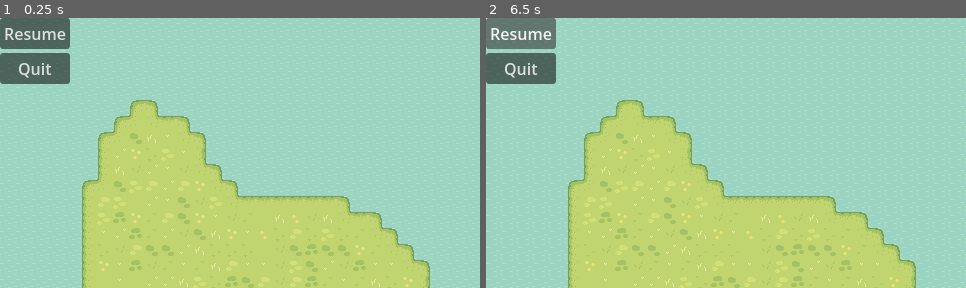
Above: before the commit, frames 1-2 (left to right).
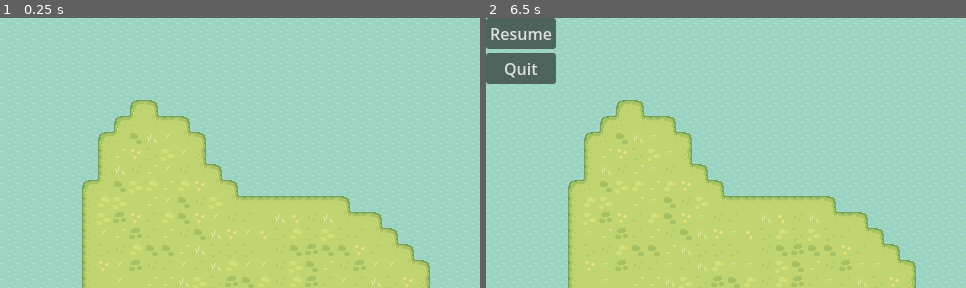
Above: after the commit, the same moments.

Repository: matejstastny/perennial
Game: Godot game, scene res://scenes/main_level.tscn
Two runs of this game, one before a commit and one after it. Both use one fixed random seed, a clock stepped at 60 frames per second and the inputs below.
Inputs (mouse positions are in pixels of both pictures, inside the frame that each line leads up to):
- Up to frame 1 (0.25 s): no input
- Up to frame 2 (6.5 s): click (519, 34) at 0.5 s, where only the run before the commit has a clickable "Resume"; click (519, 34) at 1.25 s, where only the run before the commit has a clickable "Resume"; click (519, 34) at 2 s, where only the run before the commit has a clickable "Resume"; tap Enter at 2.75, 4.25, 5.75 s; tap Space at 3.5, 5 s; tap Escape (pause) at 6.4 s

The runs differ from the first frame. In frame 1, 3.3% of the frame differs, in the area x 0-15%, y 0-25%; in frame 2, less than 0.1%.
Error before the commit: Invalid call. Nonexistent function 'pauseMenu' in base 'Window'. (res://scripts/pause_menu.gd:6)

Commit message:
pause menu now working

Diff:
--- a/scenes/main_level.tscn
+++ b/scenes/main_level.tscn
@@ -1175,4 +1175,6 @@
 tile_map_data = PackedByteArray("AABJADUAAQAGAAIAAABJADQAAQAAAAAAAABIADUAAQAAAAAAAABLADgAAQAGAAYAAABLADcAAQADAAUAAABLAD …(8448 unchanged characters)…
 tile_set = SubResource("TileSet_6we3w")
 
-[node name="PauseMenu" parent="." unique_id=1461559384 instance=ExtResource("5_bq26l")]
+[node name="PauseMenu" parent="." unique_id=1461559384 node_paths=PackedStringArray("main") instance=ExtResource("5_bq26l")]
+visible = false
+main = NodePath("..")
--- a/scripts/main_level.gd
+++ b/scripts/main_level.gd
@@ -4,16 +4,18 @@
 var paused = false
 
 # Called every frame. 'delta' is the elapsed time since the previous frame.
-func _process(delta):
+func _process(_delta):
 	if Input.is_action_just_pressed("pause"):
-		pauseMenu()
+		pauseMenu(!paused)
 
-func pauseMenu():
-	if paused:
-		pause_menu.hide()
+func pauseMenu(xpause):
+	if xpause:
+		paused = true
+		pause_menu.show()
+		get_tree().paused = true
 		Engine.time_scale = 1
 	else:
-		pause_menu.show()
+		paused = false
+		pause_menu.hide()
+		get_tree().paused = false
 		Engine.time_scale = 0
-
-	paused = !paused
--- a/scripts/pause_menu.gd
+++ b/scripts/pause_menu.gd
@@ -1,9 +1,12 @@
 extends Control
 
-@onready var main = $"../../"
+@export var main: Node
+
+func _ready():
+	process_mode = Node.PROCESS_MODE_ALWAYS
 
 func _on_resume_button_pressed() -> void:
-	main.pauseMenu()
+	main.pauseMenu(false)
 
 
 func _on_quit_button_pressed() -> void:
